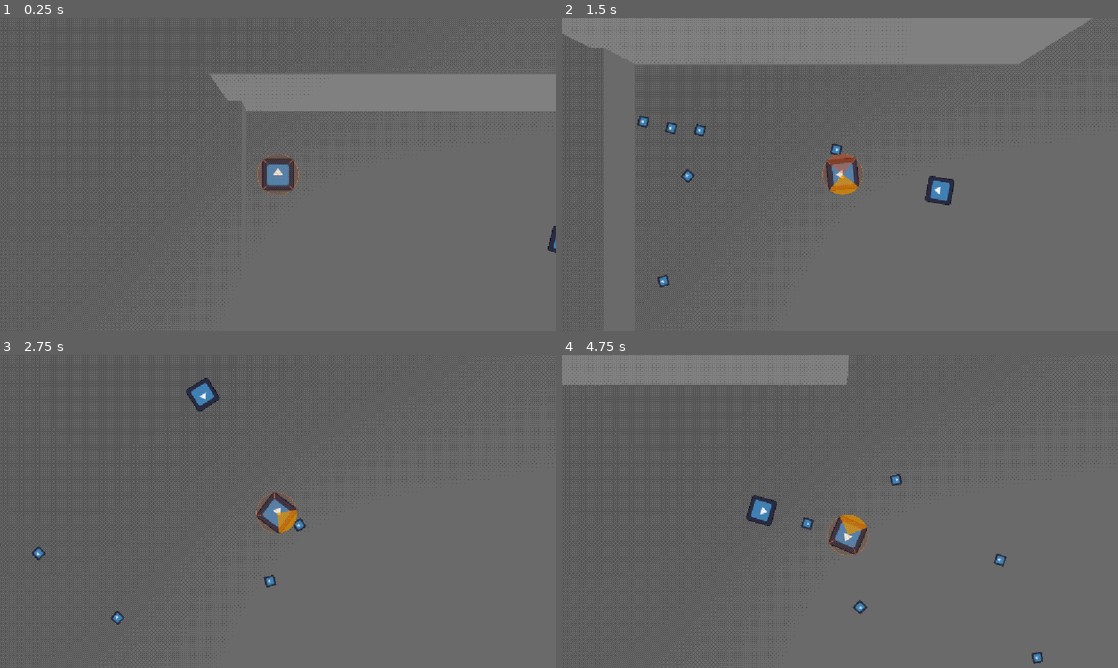
Above: before the commit, frames 1-4 (two rows, left to right).
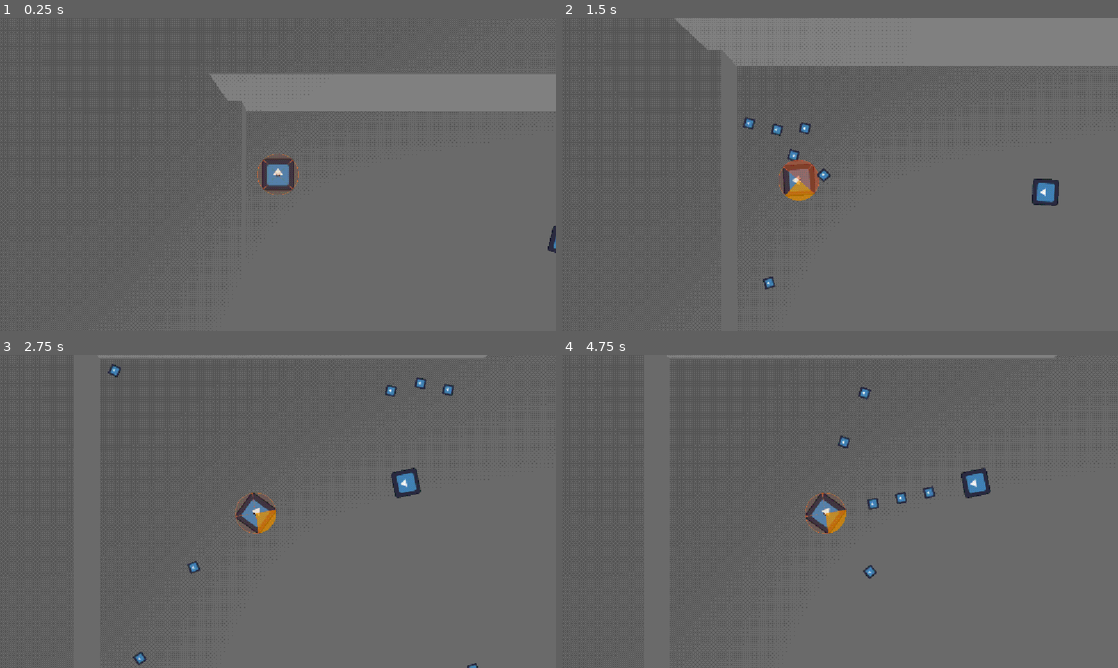
Above: after the commit, the same moments.

Repository: CasualShrub/arrow-head
Game: Godot game, scene res://scenes/levels/encounter.tscn
Two runs of this game, one before a commit and one after it. Both use one fixed random seed, a clock stepped at 60 frames per second and the inputs below. The engine's default icon, where the game draws it, is replaced by a stand-in: a white triangle on a blue panel in a dark square.
Inputs (mouse positions are in pixels of both pictures, inside the frame that each line leads up to):
- Up to frame 1 (0.25 s): no input
- Up to frame 2 (1.5 s): tap Enter at 0.5 s; move the mouse to (962, 158) at 0.52 s; hold D (move_right) 0.53-1.28 s; hold Space (fire) 0.53-1.28 s; click (962, 158) at 0.67 s; move the mouse to (728, 190) at 1.27 s; hold S (move_down) from 1.28 s (still down); tap Space (fire) at 1.35 s; click (728, 190) at 1.42 s
- Up to frame 3 (2.75 s): move the mouse to (333, 442) at 2.02 s; release S (move_down) at 2.03 s; hold D (move_right) from 2.03 s (still down); hold Space (fire) from 2.03 s (still down); tap R at 2.1 s; click (333, 442) at 2.17 s
- Up to frame 4 (4.75 s): move the mouse to (812, 574) at 2.77 s; release D (move_right) at 2.78 s; release Space (fire) at 2.78 s; hold W (move_up) 2.78-3.53 s; tap Space (fire) at 2.85, 4.55 s; click (812, 574) at 2.92 s; move the mouse to (1006, 558) at 3.52 s; hold Space (fire) 3.53-4.28 s; hold A (move_left) from 3.53 s (still down); click (1006, 558) at 3.67 s; move the mouse to (673, 464) at 4.27 s; tap R at 4.35 s; click (673, 464) at 4.42 s

The runs differ from the first frame. In frame 1, less than 0.1% of the frame differs, in the area x 48-52%, y 43-57%; in frame 2, 5.2%, in the area x 0-100%, y 0-87%; in frame 3, 2.8%; in frame 4, 5.0%.

Commit message:
add dashing

Diff:
--- a/scenes/player.tscn
+++ b/scenes/player.tscn
@@ -32,9 +32,9 @@
 input = NodePath("Input")
 health = NodePath("Health")
 sectors = NodePath("Sectors")
-sector_count = 4
-sector_centered = true
-sector_radius = 0.5
+dash_time = 0.2
+eyes_lowhp = 0.36
+eyes_hit_time = Array[int]([1, 2, 1, 2])
 
 [node name="Collider" type="CollisionShape3D" parent="." unique_id=1401584448]
 unique_name_in_owner = true
@@ -64,10 +64,22 @@
 texture = ExtResource("4_dqkch")
 
 [node name="Sectors" type="MeshInstance3D" parent="." unique_id=9603647]
-transform = Transform3D(-0.70710677, -0.70710677, -3.090862e-08, 0, -4.371139e-08, 1, -0.70710677, 0.70710677, 3.090862e-08, 0, 0.0095798075, 0)
+transform = Transform3D(-0.70710677, -0.70710677, -3.090862e-08, 0, -4.371139e-08, 1, -0.70710677, 0.70710677, 3.090862e-08, 0, 0.015167683, 0)
 material_override = SubResource("ShaderMaterial_fjrip")
 mesh = SubResource("QuadMesh_ub6uw")
 script = ExtResource("6_tuyoq")
+relative_aim = true
+
+[node name="Eyes" type="Sprite3D" parent="." unique_id=1271957415]
+unique_name_in_owner = true
+transform = Transform3D(0.2, 0, 0, 0, -8.742278e-09, 0.2, 0, -0.2, -8.742278e-09, 0, 0.005001202, 0)
+double_sided = false
+texture = ExtResource("4_dqkch")
+
+[node name="Dashing" type="Timer" parent="." unique_id=1626444411]
+unique_name_in_owner = true
+wait_time = 0.05
+one_shot = true
 
 [connection signal="changed" from="Sectors" to="." method="_on_sectors_changed"]
 [connection signal="changed" from="Sectors" to="Sectors" method="_on_changed"]
--- a/scripts/components/sectors_component.gd
+++ b/scripts/components/sectors_component.gd
@@ -17,6 +17,7 @@
 		scale.x = value * 2
 		scale.y = value * 2
 		radius = value
+@export var relative_aim := false
 
 signal changed
 
@@ -32,6 +33,14 @@
 
 func get_sector_size() -> float:
 	return TAU / sector_count
+
+func get_sector_center(sector: int) -> float:
+	var sector_size := get_sector_size()
+	var center := sector_size * -sector
+	#if centered:
+	#	center -= sector_size / 2
+	center = fposmod(center, TAU)
+	return center
 
 func get_sector_from_angle(angle: float) -> int:
 	var sector_size := get_sector_size()
@@ -65,10 +74,23 @@
 
 func get_sector_from_movement(dir: Vector2) -> int:
 	if dir == Vector2.ZERO: return 0
-	var v := global_position
-	v.x += dir.x
-	v.z += dir.y
-	return get_sector_from_position(v)
+	if relative_aim:
+		var v := global_position
+		v.x += dir.x
+		v.z += dir.y
+		return get_sector_from_position(v)
+	else:
+		if dir.y < 0:
+			return 0
+		elif dir.y > 0:
+			return 2
+		else:
+			if dir.x > 0:
+				return 1
+			elif dir.x < 0:
+				return 3
+			else:
+				return -1
 
 func _stored_is_ref(stored: Variant) -> bool:
 	return stored is int
--- a/scripts/player.gd
+++ b/scripts/player.gd
@@ -10,6 +10,7 @@
 
 @onready var _camera: Camera3D = %Camera
 @onready var _recovery: Timer = %Recovery
+@onready var _dashing: Timer = %Dashing
 @onready var _sprite: Sprite3D = %Sprite
 @onready var _collider: CollisionShape3D = %Collider
 
@@ -20,8 +21,15 @@
 		if value < 0: value = 0
 		%FireDebounce.wait_time = value
 		fire_cooldown = value
-@export_group("shooting")
-@export var shoot_cooldown := 0.25
+@export_group("dashing")
+@export var dash_time: float:
+	set(value):
+		if not _dashing: return
+		_dashing.wait_time = value
+	get:
+		if not _dashing: return -1.0
+		return _dashing.wait_time
+@export var max_dash_distance := 10.0
 @export_group("hurt")
 @export var hurt_radius := 0.4:
 	set(value):
@@ -51,20 +59,11 @@
 	get:
 		if not sectors: return false
 		return sectors.radius
-
 @export_group("eyes")
 @export var eyes_normal: Texture2D
 @export var eyes_lowhp: Texture2D
 @export var eyes_hit: Texture2D
 @export var eyes_hit_time := 0.36
-@export_group("sectors")
-# sector index -> the Arrow.Kind correctly caught there (size should match sector_count)
-@export var sector_kinds: Array[int] = [
-	Arrow.Kind.INCENDIARY,
-	Arrow.Kind.FROST,
-	Arrow.Kind.INCENDIARY,
-	Arrow.Kind.FROST,
-]
 @export_group("status_effects")
 @export var burn_duration := 2.5
 @export var freeze_duration := 2.0
@@ -74,13 +73,10 @@
 
 signal hit(arrow: Arrow, sector: int)
 signal fired(arrow: Arrow)
-signal ammo_changed(count: int)
 signal died()
 
 var _sectors: Array[EmbeddedArrow]
-var _ammo: Array[Arrow] = []
 var _dead := false
-var _shoot_ready := true
 var _eyes_hit_showing := false
 var _burn_time := 0.0
 var _freeze_time := 0.0
@@ -88,7 +84,9 @@
 var _burn_redrift := 0.0
 var _burn_spin_dir := 1.0
 
-@onready var _eyes: Sprite2D = %Eyes
+var _dash_vel: Vector3
+
+@onready var _eyes: Sprite3D = %Eyes
 @onready var _arrows: Node3D = %Arrows
 
 func _update_collider(c: CollisionShape3D, r: float) -> void:
@@ -140,11 +138,6 @@
 	for embedded in sectors.get_stored():
 		if embedded is EmbeddedArrow:
 			embedded.enable_firing()
-
-func kind_for_sector(sector: int) -> int:
-	if sector < 0 or sector >= sector_kinds.size():
-		return Arrow.Kind.NORMAL
-	return sector_kinds[sector]
 
 func is_correct_catch(_arrow: Arrow, _sector: int) -> bool:
 	#if arrow.kind == Arrow.Kind.NORMAL:
@@ -189,7 +182,7 @@
 	var look_target := Vector3(mouse_pos.x, global_position.y, mouse_pos.z)
 	look_at(look_target)
 
-func move(dir: Vector2, _dt: float) -> void:
+func _move(dir: Vector2, _dt: float) -> void:
 	var v = dir * speed
 	velocity.x = v.x
 	velocity.z = v.y
@@ -202,25 +195,42 @@
 	sectors.highlight_sector(selected)
 	move_and_slide()
 
-func _unhandled_input(event: InputEvent) -> void:
-	if Engine.is_editor_hint(): return
-	if is_burning(): return  # no control at all while spinning on fire
-	if event is InputEventMouseButton and event.pressed:
-		if event.button_index == MOUSE_BUTTON_RIGHT:
-			shoot()
-
-func fire(arrow: Arrow) -> void:
+func is_dashing() -> bool:
+	if not _dashing: return false
+	return not _dashing.is_stopped()
+
+func _dash(dir: Vector3) -> void:
+	var dir_len := dir.length()
+	if dir_len < 0.001: return
+	if dir_len > max_dash_distance:
+		dir = dir.normalized() * max_dash_distance
+	print("dir:",dir)
+	_dash_vel = dir / _dashing.wait_time
+	_dashing.start()
+
+func _try_dash() -> bool:
+	for e in sectors.get_stored():
+		if e is EmbeddedArrow: #and e.is_firing_enabled():
+			print("dashing")
+			var mouse_pos := get_mouse_world_position()
+			var mouse_offset := mouse_pos - global_position
+			_dash(mouse_offset)
+			return true
+	return false
+
+func _fire(arrow: Arrow, angle: float) -> void:
+	var fire_dir := get_facing().rotated(Vector3.UP, angle)
 	arrow.reparent(get_tree().current_scene)
-	arrow.activate(global_position, get_facing(), _PLAYER_TEAM)
+	arrow.activate(global_position, fire_dir, _PLAYER_TEAM)
 	SoundManager.play("apple_shooting")
 
-func try_fire(sector: int) -> void:
+func _try_fire(sector: int) -> void:
 	print("trying to fire")
 	if not _recovery.is_stopped(): return
 	var embedded = sectors.take_stored(sector) as EmbeddedArrow
 	if not embedded: return
 	var arrow := embedded.grab()
-	fire(arrow)
+	_fire(arrow, sectors.get_sector_center(sector))
 	fired.emit(arrow)
 
 # status effects from mis-caught special arrows
@@ -246,26 +256,6 @@
 		_sprite.modulate = Color(0.6, 0.85, 1)
 	else:
 		_sprite.modulate = Color.WHITE
-
-# right-click: fling one stored arrow back toward the mouse as a player-team projectile
-func shoot() -> void:
-	if not _shoot_ready:
-		return
-	while not _ammo.is_empty() and not is_instance_valid(_ammo[-1]):
-		_ammo.pop_back()  # discard any pooled arrow that got freed out from under us
-	if _ammo.is_empty():
-		ammo_changed.emit(_ammo.size())
-		return
-	var arrow: Arrow = _ammo.pop_back()
-	_shoot_ready = false
-	get_tree().create_timer(shoot_cooldown).timeout.connect(func(): _shoot_ready = true)
-	arrow.free_on_finish = true  # back in flight: clean it up when it leaves the arena
-	if arrow.get_parent() != get_tree().current_scene:
-		arrow.reparent(get_tree().current_scene)
-	arrow.activate(global_position, get_facing(), _PLAYER_TEAM)
-	SoundManager.play("apple_shooting")
-	fired.emit(arrow)
-	ammo_changed.emit(_ammo.size())
 
 func is_dead() -> bool:
 	return _dead
@@ -284,11 +274,15 @@
 	if sectors.full():
 		enable_firing()
 
+func _update_dash(_delta: float) -> void:
+	velocity = _dash_vel
+	move_and_slide()
+
 func _physics_process(delta: float) -> void:
 	if Engine.is_editor_hint(): return
 	if is_dead(): return
 	if input.consume_fire():
-		try_fire(sectors.get_highlighted())
+		_try_dash()
 	if is_burning():
 		# careen chaotically: re-roll the drift direction on a short random timer
 		_burn_redrift -= delta
@@ -298,7 +292,10 @@
 		velocity = _burn_drift * burn_drift_speed
 		move_and_slide()
 	else:
-		move(input.get_direction(), delta)
+		if is_dashing():
+			_update_dash(delta)
+		else:
+			_move(input.get_direction(), delta)
 
 func _process(delta: float) -> void:
 	if Engine.is_editor_hint(): return
